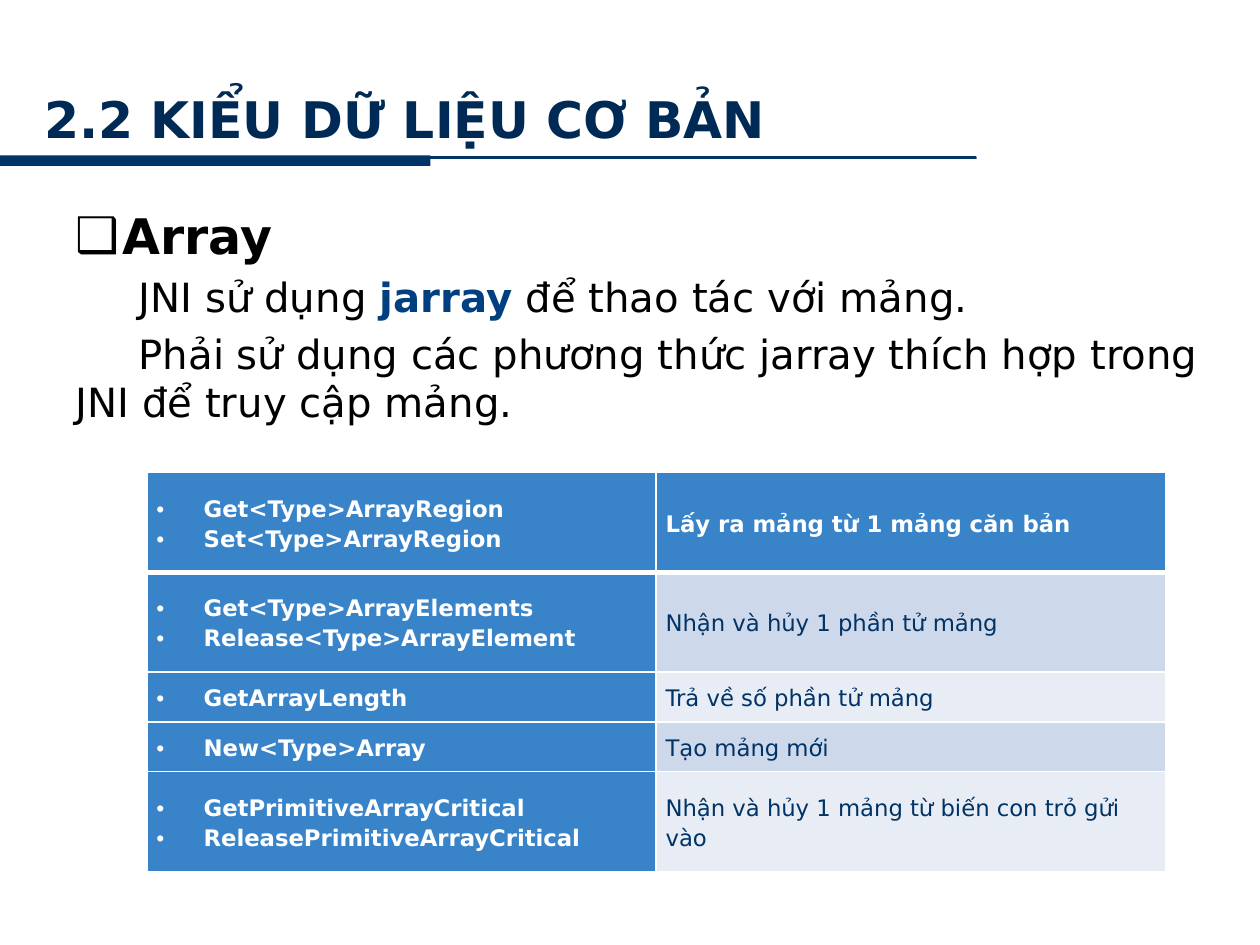
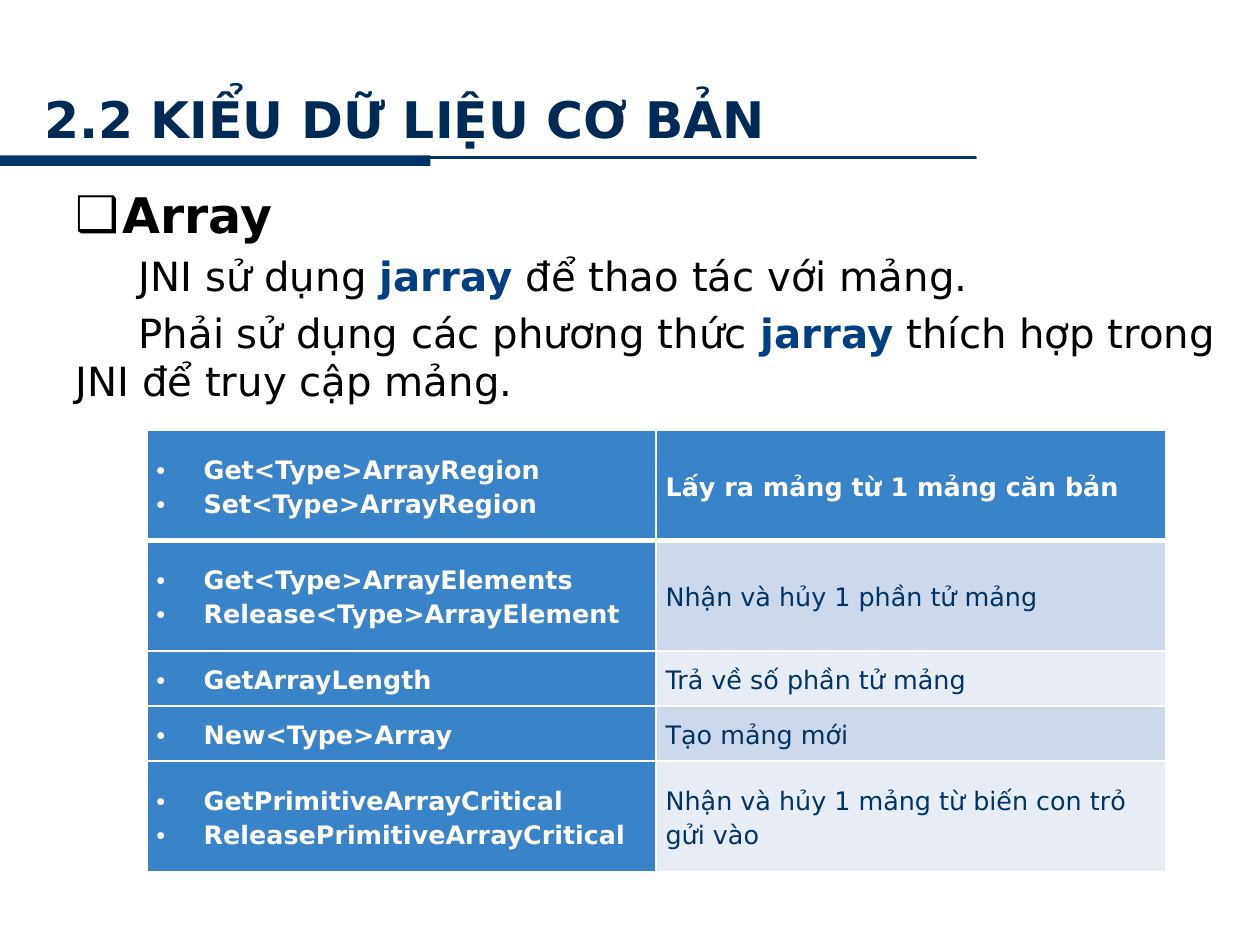
Before and after one commit to minhkhanh/UofS-Java, a slide deck: slide 13 of Seminar_JNI/Slide_00.pptx (slide 14 before the commit). Drawn at 1260x945 pixels with LibreOffice and Linux fonts; fonts in the diff are those of the drawing; background and template pictures are left out. Boxes give left, top, right and bottom in pixels: in the first picture for what was removed or moved away, otherwise in the second. Text is boxed around its words. In the diff, an @@ line names an element or a change of style, - is before the commit and + after.

```diff
--- a/Seminar_JNI/Slide_00.pptx
+++ b/Seminar_JNI/Slide_00.pptx
@@ text "Array": place and size @@
-text "Array" at <box>76,218,1197,426</box>
+text "Array" at <box>76,197,1215,405</box>
@@ text at <box>76,315,1215,405</box>: text colour #000000 to #003F80, bold on in "jarray" @@
@@ table at <box>147,431,1166,872</box> @@
@@ size 13 to 14.5 pt @@
@@ table: place and size @@
-table at <box>147,472,1166,872</box>
+table at <box>147,431,1166,872</box>
```
Also in this commit, not shown: 22 other slides changed.
